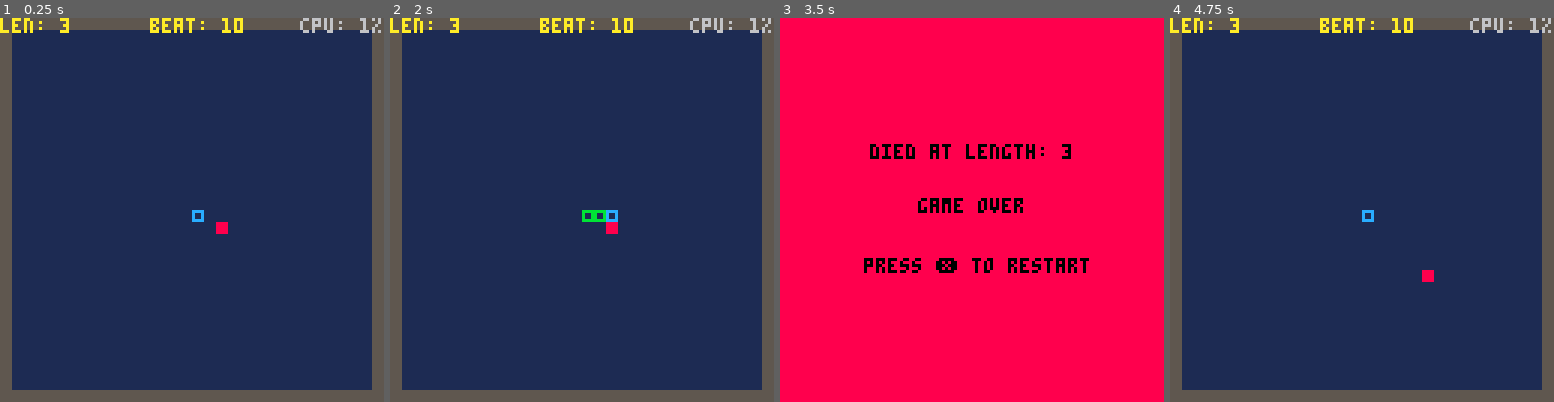
Above: before the commit, frames 1-4 (left to right).
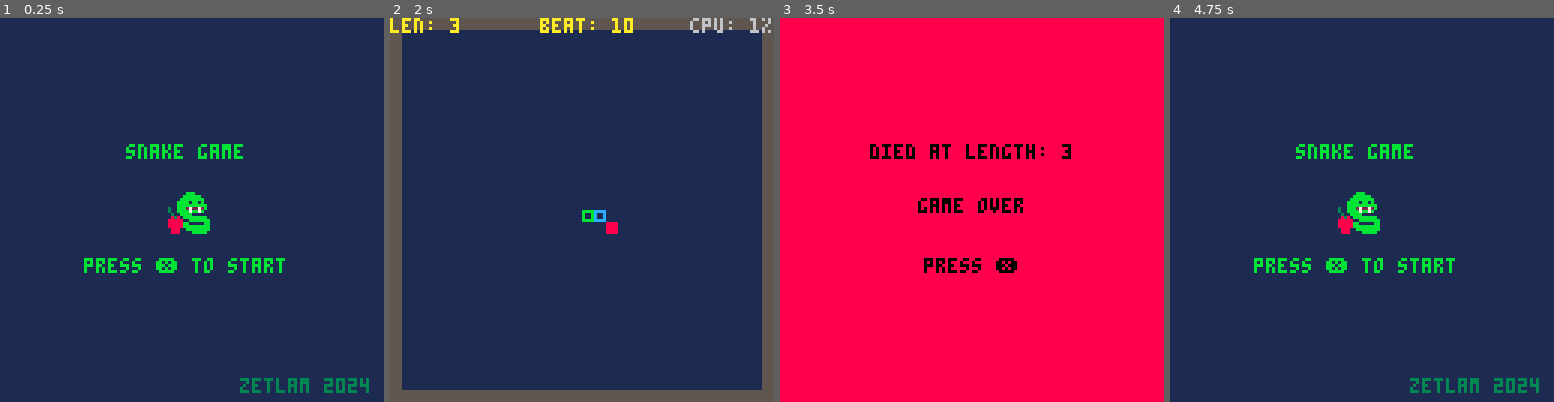
Above: after the commit, the same moments.

Repository: EngMaltez/P8Lab
Game: PICO-8 cartridge snake.p8
The game is run twice, just before and just after one commit, with the same random seed, the same clock (stepped at 60 frames per second) and the same inputs.
Inputs:
- Up to frame 1 (0.25 s): no input
- Up to frame 2 (2 s): tap X (X key) at 0.33, 1.07, 1.85 s; hold Right from 1.6 s (still down)
- Up to frame 3 (3.5 s): release Right at 2.1 s; hold Up 2.15-2.42 s; hold Right 2.47-3.03 s; tap X (X key) at 2.97 s; hold Left from 3.08 s (still down)
- Up to frame 4 (4.75 s): release Left at 3.58 s; hold Down 3.63-3.97 s; hold Right 4.02-4.68 s; tap X (X key) at 4.08 s; hold Up from 4.73 s (still down)

The runs differ from the first frame. In frame 1, 15% of the frame differs, in the area x 0-100%, y 0-100%; in frame 2, 0.1%; in frame 3, 1.1%; in frame 4, 15%.

Commit message:
Start screen added to snake game.

Diff:
--- a/snake.p8
+++ b/snake.p8
@@ -3,10 +3,10 @@
 __lua__
 -- snake
 -- by zetlam
--- spent: ⧗⧗⧗⧗ ⧗⧗⧗⧗
+-- spent: ⧗⧗⧗⧗ ⧗⧗⧗⧗ ⧗⧗
 --
 -- todo:
--- 1. make start menu
+
 
 ticks = 0
 move_beat=10
@@ -21,7 +21,9 @@
 body={}
 
 function _init()
-	initialize_game()
+ --	initialize_game()
+ _update = update_main_menu
+ _draw = draw_main_menu
 end
 
 function initialize_game()
@@ -129,14 +131,29 @@
 end -- end _draw
 
 function update_gameover()
-	if (btnp(❎)) initialize_game()
+	if (btnp(❎))
+	then
+		_init()
+	end
 end
 
 function draw_gameover()
 	cls(8)
 	print("died at length: "..#body,30,42,0)
 	print("game over",46,60,0)
-	print("press ❎ to restart",28,80,0)
+	print("press ❎",48,80,0)
+end
+
+function update_main_menu()
+	if (btnp(❎)) initialize_game()
+end
+
+function draw_main_menu()
+	cls(1)
+	spr(32,64-8,64-8,2,2)
+	print("snake game",42,42,11)
+	print("press ❎ to start",28,80,11)
+	print("zetlam 2024",80,120,3)
 end
 
 -->8
Not shown, changed: 52 lines of the sprite sheet (__gfx__) section of snake.p8
Not shown, changed: snake.p8.png
